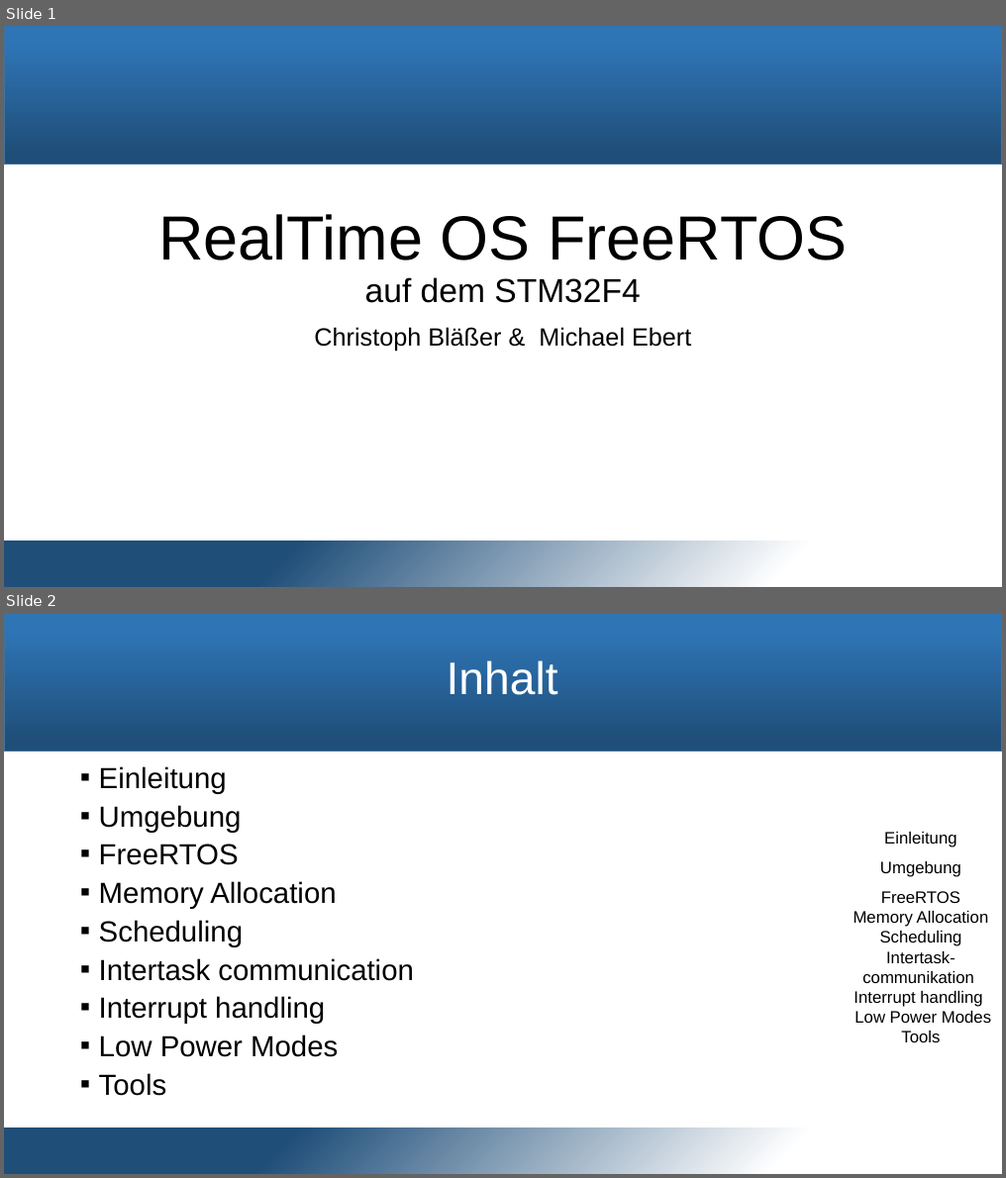
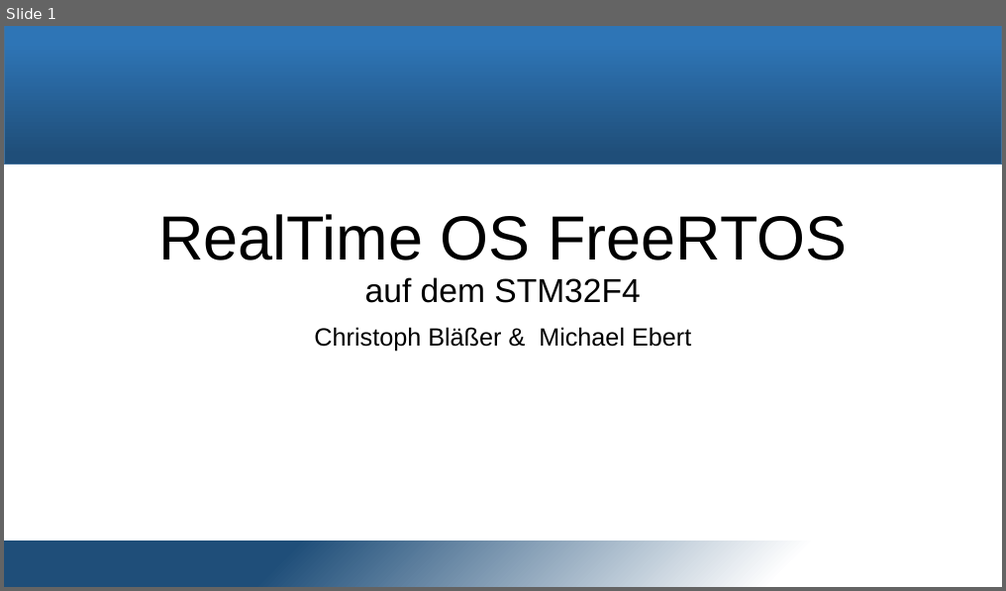
Before and after one commit to snobz/Seminar_BS_2017, a slide deck: Päsi/Seminar Betriebssysteme.pptx. Shown one above the other, each under a label of ours: slides 1 and 2 before the commit, slide 1 after it. The pictures are 1006x1178 and 1006x591 pixels, drawn with LibreOffice and Linux fonts; fonts in the diff are those of the drawing; background and template pictures are left out. Boxes give left, top, right and bottom in pixels: in the first picture for what was removed or moved away, otherwise in the second. Text is boxed around its words. In the diff, an @@ line names an element or a change of style, - is before the commit and + after.

Commit message:
memory management

```diff
--- a/Päsi/Seminar Betriebssysteme.pptx
+++ b/Päsi/Seminar Betriebssysteme.pptx
@@ slide 2 removed at bbox=[4, 613, 1002, 1174], background #FFFFFF; not listed: 2 template elements that a slide beside it also shows @@
@@ title removed at bbox=[447, 661, 558, 695] @@
-Inhalt
@@ text removed at bbox=[99, 766, 413, 1096] @@
-▪ Einleitung
-▪ Umgebung
-▪ FreeRTOS
-▪ Memory Allocation
-▪ Scheduling
-▪ Intertask communication
-▪ Interrupt handling
-▪ Low Power Modes
-▪ Tools
@@ text removed at bbox=[853, 832, 991, 1043] @@
-Einleitung
-Umgebung
-FreeRTOS
-Memory Allocation Scheduling Intertask-communikation Interrupt handling
-Low Power Modes Tools
```
Also in this commit, not shown: 6 slides added, 11 other slides removed, 3 other files.
